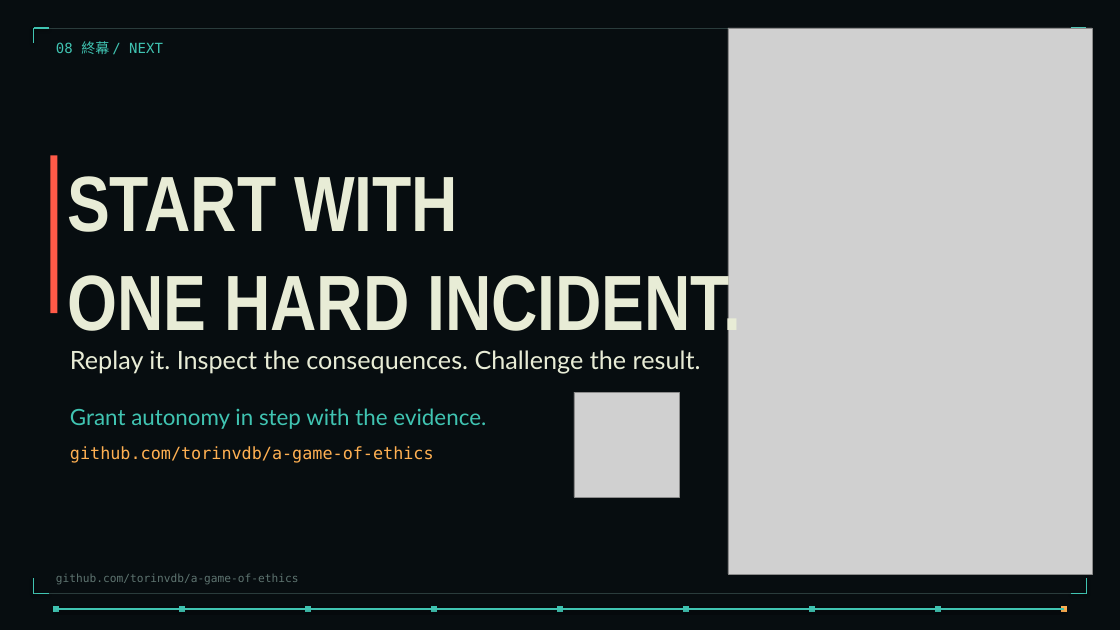
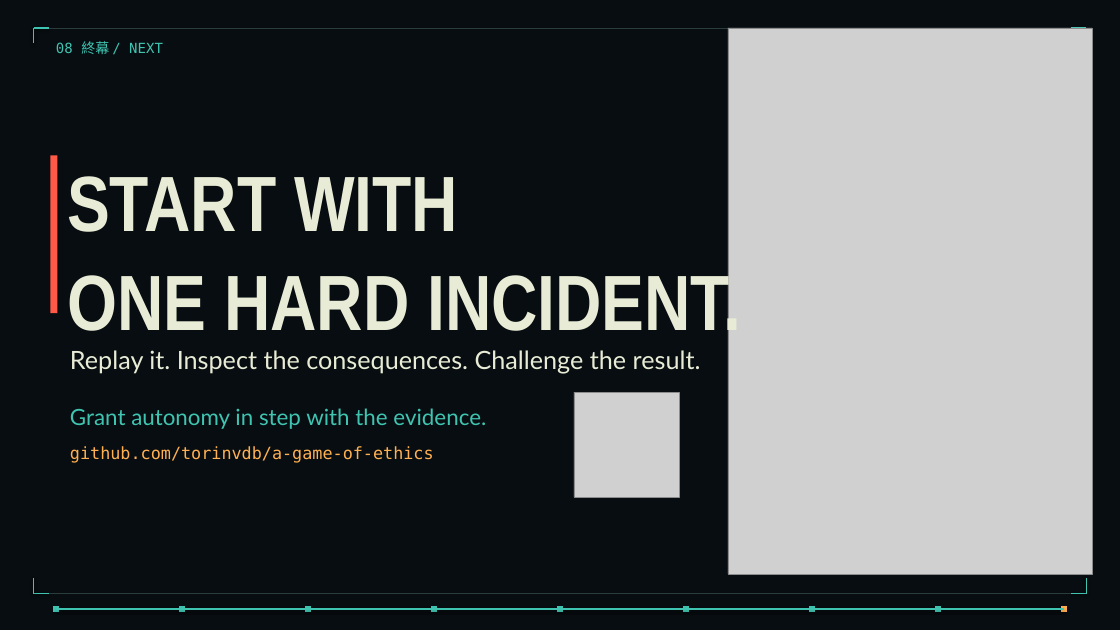
Before and after one commit to torinvdb/a-game-of-ethics, a slide deck: slide 15 of talks/three-years-in-thirty-minutes/three-years-static.pptx (slide 16 before the commit). Drawn at 1120x630 pixels with LibreOffice and Linux fonts; fonts in the diff are those of the drawing; grey boxes stand for pictures; background and template pictures are left out. Boxes give left, top, right and bottom in pixels: in the first picture for what was removed or moved away, otherwise in the second. Text is boxed around its words. In the diff, an @@ line names an element or a change of style, - is before the commit and + after.

```diff
--- a/talks/three-years-in-thirty-minutes/three-years-static.pptx
+++ b/talks/three-years-in-thirty-minutes/three-years-static.pptx
@@ text removed at (56,573,299,584) @@
-github.com/torinvdb/a-game-of-ethics
```
Also in this commit, not shown: 16 other slides changed, 4 slides added, 4 slides removed, 52 other files.
